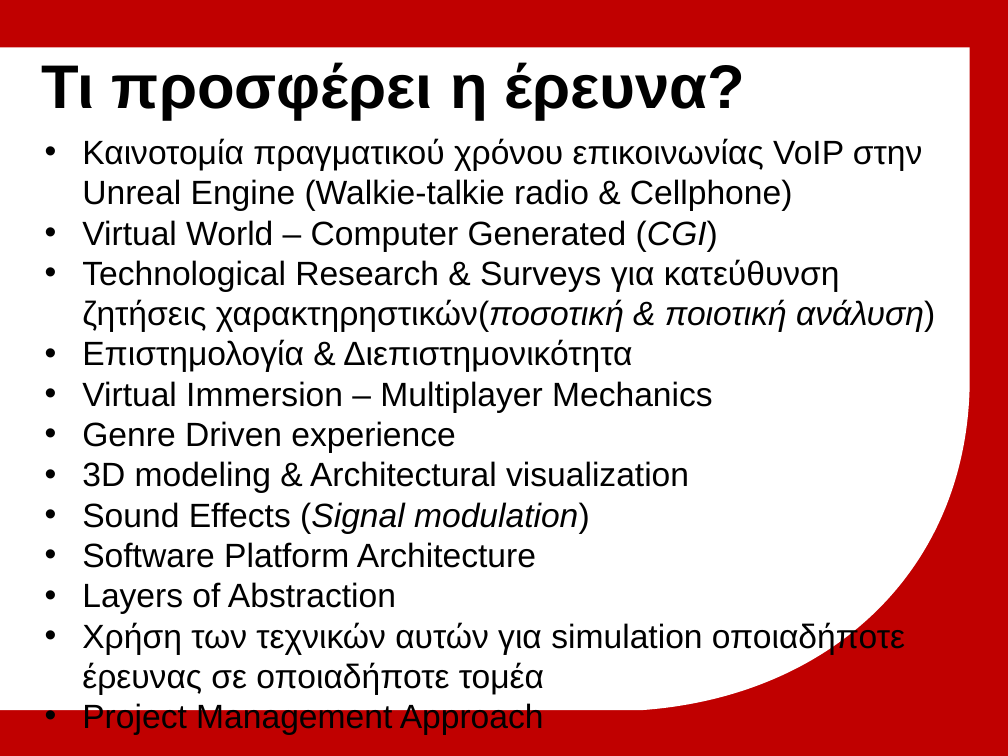
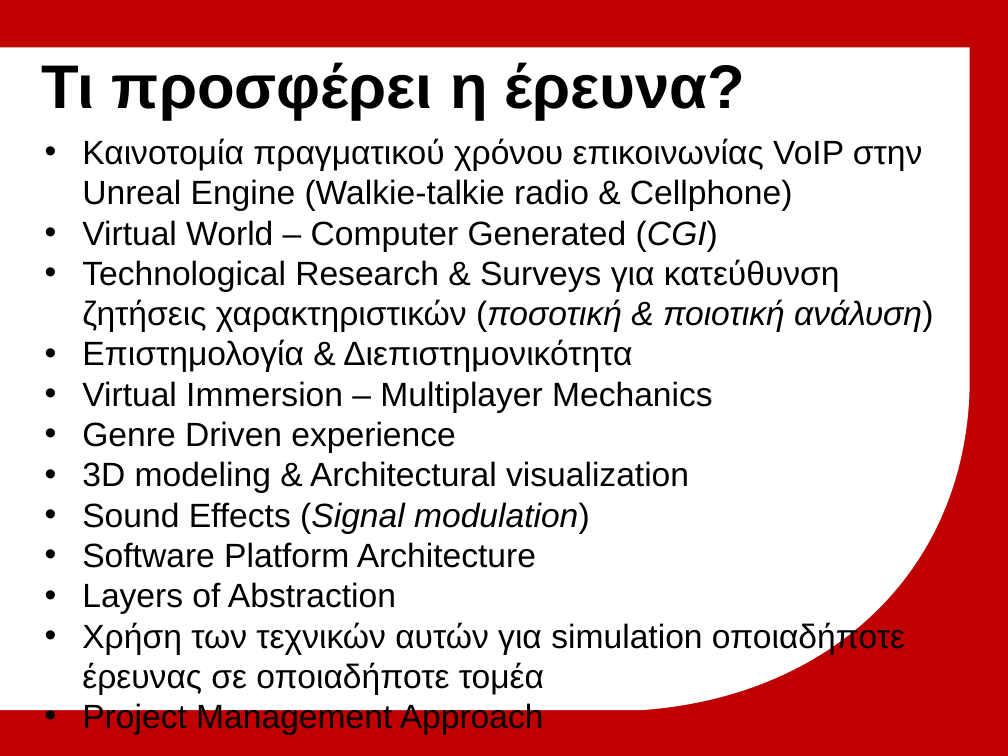
Before and after one commit to michailmarkou1995/BSc-Computer-Science-Projects, a slide deck: slide 8 of MENTAL WEALTH PROFESSIONAL LIFE 3 (PROJECT) (CN6000)/Research_Thesis_Main/Μητροπολιτικό Κολλέγιο_ΣΕΚΦ[Μιχαηλ Μαρκου] Advanced multiplayer game mechanics.pptx. Drawn at 1008x756 pixels with LibreOffice and Linux fonts; fonts in the diff are those of the drawing; background and template pictures are left out. Boxes give left, top, right and bottom in pixels: in the first picture for what was removed or moved away, otherwise in the second. Text is boxed around its words. In the diff, an @@ line names an element or a change of style, - is before the commit and + after.

```diff
--- a/MENTAL WEALTH PROFESSIONAL LIFE 3 (PROJECT) (CN6000)/Research_Thesis_Main/Μητροπολιτικό Κολλέγιο_ΣΕΚΦ[Μιχαηλ Μαρκου] Advanced multiplayer game mechanics.pptx
+++ b/MENTAL WEALTH PROFESSIONAL LIFE 3 (PROJECT) (CN6000)/Research_Thesis_Main/Μητροπολιτικό Κολλέγιο_ΣΕΚΦ[Μιχαηλ Μαρκου] Advanced multiplayer game mechanics.pptx
@@ text at (82, 259, 933, 332): text changed @@
-• Technological Research & Surveys για κατεύθυνση ζητήσεις χαρακτηρηστικών(ποσοτική & ποιοτική ανάλυση)
+• Technological Research & Surveys για κατεύθυνση ζητήσεις χαρακτηριστικών (ποσοτική & ποιοτική ανάλυση)
```
Also in this commit, not shown: 2 other slides changed, 1 other file.
